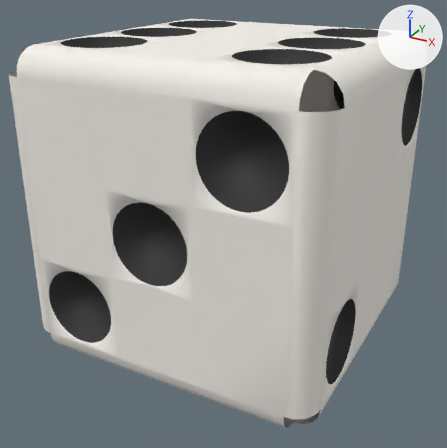
The OBJ model apps/test-harness/src/assets/die.obj as it was, and as the next commit left it.
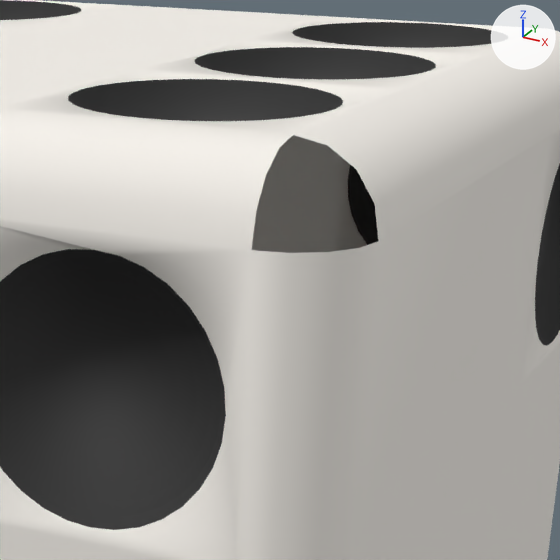
The first picture shows the older version from a 50 mm camera at (0.01478, -0.02804, 0.01184) aimed at (-0.00013, -0.00093, -0.00172). The close-ups show both versions on the part from 46% to 92% of the width and 5% to 50% of the height of that picture. Every picture has the same lights, and +X, +Y and +Z are marked at upper right. Where no turn or scale is listed for an object, it has been applied to the vertices. Vertices at the same position are counted once.

Names of what the first close-up shows: 'die'.
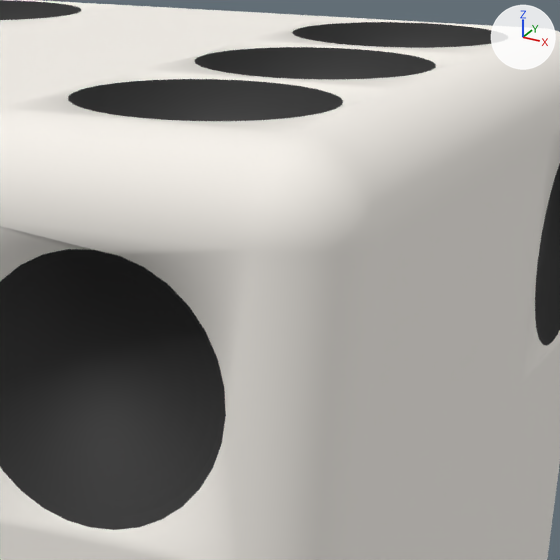
Changed parts and their boxes (x1, y1, x2, y2) in the close-ups (560 x 560 px):
part 1 of me_die, added
    after: (252, 135, 379, 253)

What the commit changed:
me_die is used by ob_die; location (0.0, 0.0, 0.0).
me_die had 5604 vertices, 6205 faces and spanned x -0.008..0.008, y -0.008..0.008, z -0.008..0.008.
me_die now has 5613 vertices, 6221 faces and spans x -0.008..0.008, y -0.008..0.008, z -0.008..0.008.
Part 1, on me_die:
9 vertices are added at x 0.0069..0.0078, y -0.0079..-0.0072, z 0.0069..0.0078.
16 new faces join them, mat_die (white #f7f3ed).
